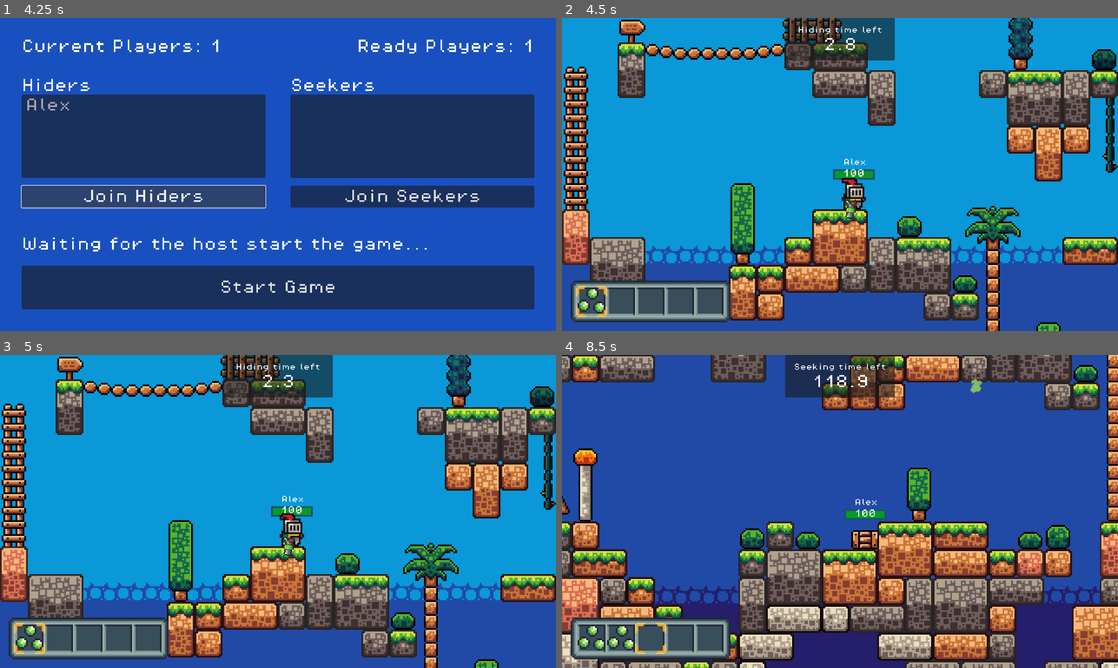
Above: before the commit, frames 1-4 (two rows, left to right).
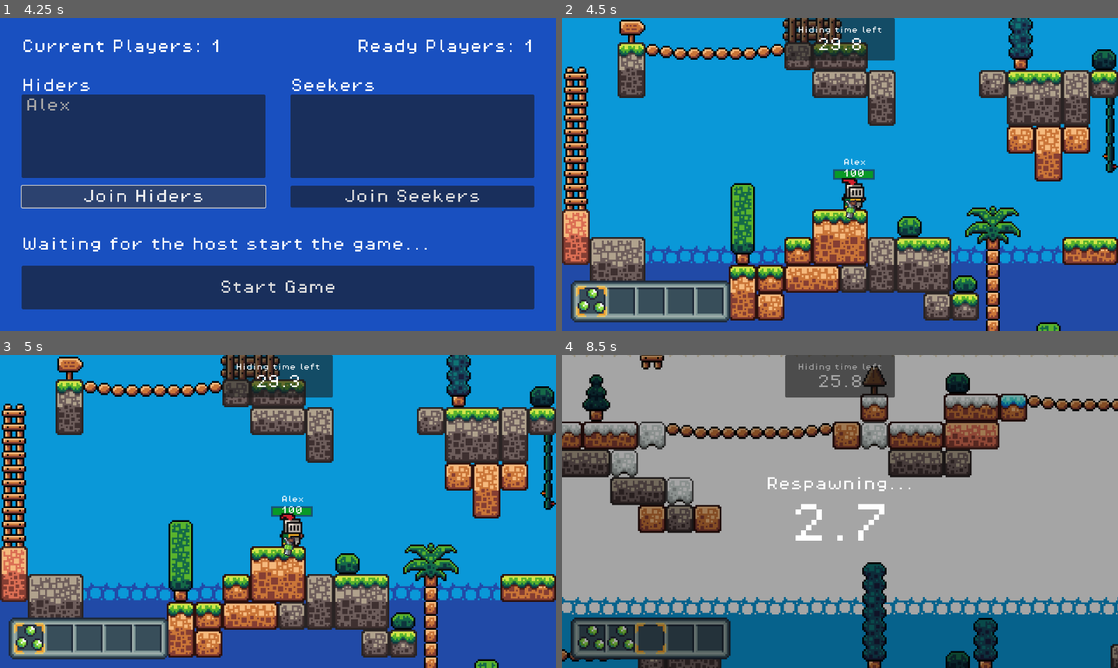
Above: after the commit, the same moments.

Repository: Kewei-cpu/Godot-2D-Platformer
Game: Godot game, scene res://scenes/main_menu.tscn
Same seed, same stepped clock (60 frames per second), same inputs: the game is played once before the commit and once after it.
Inputs (mouse positions are in pixels of both pictures, inside the frame that each line leads up to):
- Up to frame 1 (4.25 s): click (278, 240) at 0.52 s; type "12" at 0.6 s; click (278, 274) at 0.75 s; type "Alex" at 0.83 s; click "Host" at 1.25 s; move the mouse to (400, 158) at 2.02 s; hold D (move_right) 2.03-3.5 s; click (400, 158) at 2.1 s; tap W (jump) at 2.27, 3.02 s; tap Tab (switch) at 2.3, 2.85 s; move the mouse to (166, 190) at 2.77 s; click (166, 190) at 3.05 s; click "Join Hiders" at 3.5 s
- Up to frame 2 (4.5 s): click "Start Game" at 4.25 s
- Up to frame 3 (5 s): no input
- Up to frame 4 (8.5 s): move the mouse to (895, 442) at 5.02 s; hold A (move_left) 5.03-5.78 s; tap Mouse wheel down (Next Slot) at 5.1 s; click (895, 442) at 5.17 s; tap Tab (switch) at 5.3, 6.8, 8.3 s; move the mouse to (812, 574) at 5.77 s; hold D (move_right) 5.78-7.28 s; tap Mouse wheel up (Previous Slot) at 5.85 s; tap W (jump) at 6.02, 6.77, 7.52 s; click (812, 574) at 6.05 s; move the mouse to (1006, 558) at 6.52 s; tap 1 (Slot 0) at 6.6 s; click (1006, 558) at 6.67 s; move the mouse to (673, 464) at 7.27 s; hold A (move_left) 7.28-8.03 s; tap 2 (Slot 1) at 7.35 s; click (673, 464) at 7.55 s; move the mouse to (867, 511) at 8.02 s; hold D (move_right) from 8.03 s (still down); tap 3 (Slot 2) at 8.1 s; click (867, 511) at 8.17 s

Frame 1 is identical in both runs. In frame 2, 0.1% of the frame differs, in the area x 46-54%, y 6-11%; in frame 3, 0.1%; in frame 4, 98%, in the area x 0-100%, y 0-100%.

Commit message:
tweak hider moving speed

Diff:
--- a/scenes/game.tscn
+++ b/scenes/game.tscn
@@ -175,7 +175,7 @@
 
 [node name="HideTimer" type="Timer" parent="."]
 unique_name_in_owner = true
-wait_time = 3.0
+wait_time = 30.0
 one_shot = true
 
 [node name="SeekTimer" type="Timer" parent="."]
--- a/scenes/player.tscn
+++ b/scenes/player.tscn
@@ -864,24 +864,24 @@
 
 [node name="CoolDown" type="Timer" parent="Timers"]
 unique_name_in_owner = true
+wait_time = 0.15
+one_shot = true
+
+[node name="CoyoteTimer" type="Timer" parent="Timers"]
+unique_name_in_owner = true
+wait_time = 0.13
+one_shot = true
+
+[node name="JumpRequestTimer" type="Timer" parent="Timers"]
+unique_name_in_owner = true
 wait_time = 0.1
 one_shot = true
 
-[node name="CoyoteTimer" type="Timer" parent="Timers"]
-unique_name_in_owner = true
-wait_time = 0.13
-one_shot = true
-
-[node name="JumpRequestTimer" type="Timer" parent="Timers"]
+[node name="HitColor" type="Timer" parent="Timers"]
 unique_name_in_owner = true
 wait_time = 0.1
 one_shot = true
 
-[node name="HitColor" type="Timer" parent="Timers"]
-unique_name_in_owner = true
-wait_time = 0.1
-one_shot = true
-
 [node name="RespawnTimer" type="Timer" parent="Timers"]
 unique_name_in_owner = true
 wait_time = 3.0
--- a/scripts/player.gd
+++ b/scripts/player.gd
@@ -51,6 +51,8 @@
 var camouflaged = false
 var frozen = false
 var dead = false
+var camouflage_list: Array[int] = []
+var current_camouflage = 0
 
 var health = MAX_HEALTH
 
@@ -79,13 +81,14 @@
 	var camera = CAMERA.instantiate()
 
 	if player_team == Team.HIDER:
-		cool_down.wait_time = 0.2
-		MAX_SPEED = 125
+		cool_down.wait_time = 0.25
+		MAX_SPEED = 150
+		camouflage_list.append(randi_range(0, 24))
+		camouflage_list.append(randi_range(25, 47))
 	else:
 		camera.zoom = Vector2(3, 3)
 
 	add_child(camera)
-
 
 
 func _process(_delta: float) -> void:
@@ -179,7 +182,7 @@
 	gun_container.look_at(get_global_mouse_position())
 	gun_sprite.flip_v = get_global_mouse_position().x < global_position.x
 
-	if Input.is_action_just_pressed("shoot") and not camouflaged:
+	if Input.is_mouse_button_pressed(MOUSE_BUTTON_LEFT) and not camouflaged:
 		if !cool_down.is_stopped():
 			return
 		shoot()
@@ -258,7 +261,8 @@
 	camouflaged = is_camouflage
 
 	if is_camouflage:
-		var random_camouflage = randi() % 48  # total 48 sprites
+		current_camouflage = (current_camouflage + 1) % 2
+		var random_camouflage = camouflage_list[current_camouflage]
 
 		if random_camouflage < 25:
 			block_sprite.play("block")
